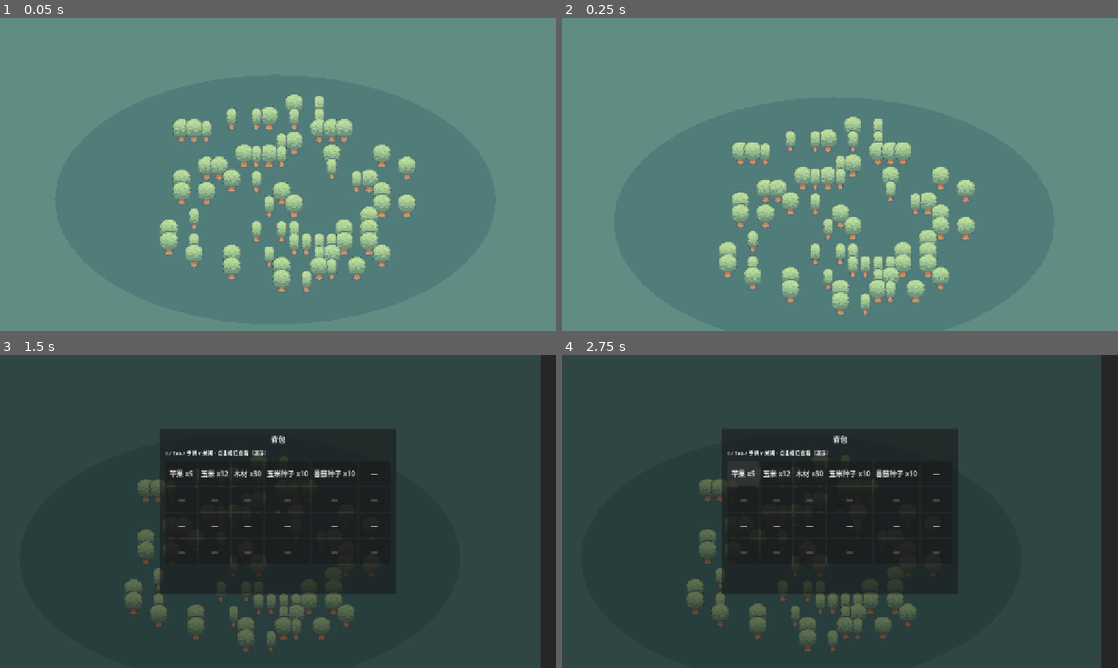
Above: before the commit, frames 1-4 (two rows, left to right).
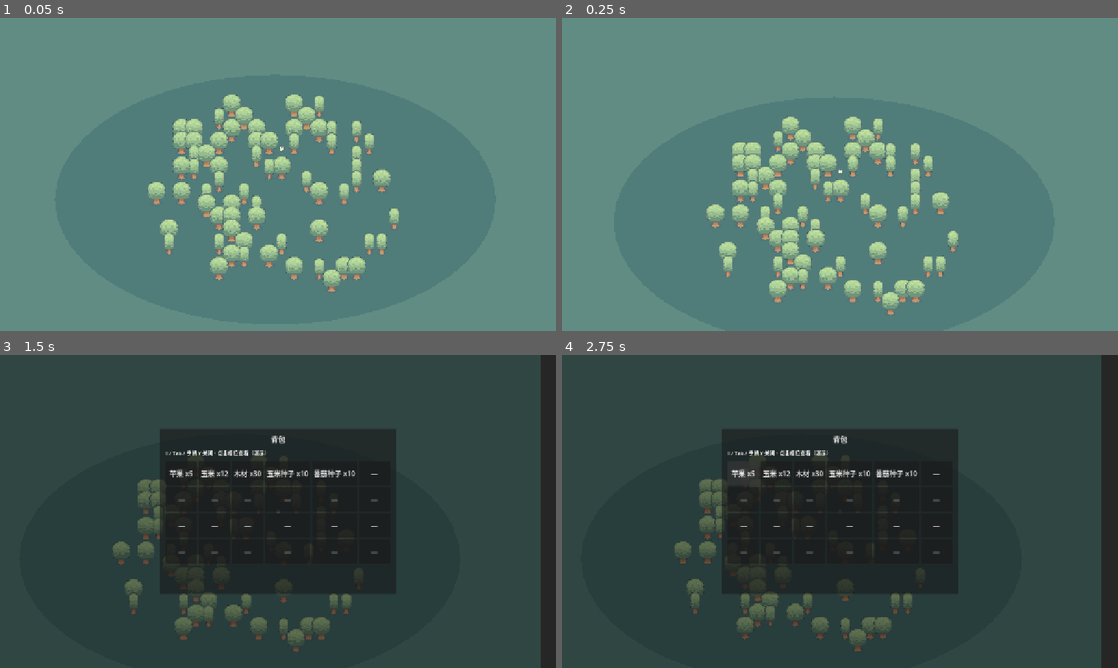
Above: after the commit, the same moments.

Repository: JizhongXia/myfram
Game: Godot game, scene res://scenes/map/MapManager.tscn
Same seed, same stepped clock (60 frames per second), same inputs: the game is played once before the commit and once after it.
Inputs (mouse positions are in pixels of both pictures, inside the frame that each line leads up to):
- Up to frame 1 (0.05 s): no input
- Up to frame 2 (0.25 s): no input
- Up to frame 3 (1.5 s): move the mouse to (400, 495) at 0.52 s; hold D (move_right) 0.53-1.28 s; hold E (interact) 0.53-1.28 s; click (400, 495) at 0.67 s; move the mouse to (166, 527) at 1.27 s; hold S (move_down) from 1.28 s (still down); tap Tab at 1.35 s
- Up to frame 4 (2.75 s): release S (move_down) at 2 s; click "苹果 x5" at 2 s

The runs differ from the first frame. In frame 1, 11% of the frame differs, in the area x 26-75%, y 24-88%; in frame 2, 11%; in frame 3, 2.8%; in frame 4, 2.8%.

Commit message:
草地：用高纹理不透明瓦片混合铺设，避免纯色块像一片绿
- 弃用 (2,4) 纯色主格；田野区在 GRASS_FIELD 与 GRASS_FIELD_BRIGHT 间按格哈希混合
- 丛林区同样用不透明草地格，避免半透明草格透出海水
- 修复误删的 _paint_world

Co-authored-by: JizhongXia <JizhongXia@users.noreply.github.com>

Diff:
--- a/scenes/map/MapManager.gd
+++ b/scenes/map/MapManager.gd
@@ -6,10 +6,14 @@
 const MAP_W := 48
 const MAP_H := 32
 
-## Sprout Lands Grass.png：Tiled 教程地图主草地 gid=43 → atlas (2,4)。变体须选不透明瓦片：(5,3) 等大量透明会透出视口灰底，看起来像没铺草。
-const ATLAS_GRASS_MAIN := Vector2i(2, 4)
-const ATLAS_GRASS_ALT := Vector2i(5, 4)
-const ATLAS_GRASS_JUNGLE := Vector2i(4, 4)
+## Sprout Lands Grass.png：主草地 (2,4) 为纯色块，远景像「一片绿」无草地质感。
+## 岛面使用不透明且方差高的草地格混合；(5,3) 等半透明格仍会透出底色，禁止使用。
+const GRASS_FIELD: Array[Vector2i] = [
+	Vector2i(7, 6), Vector2i(3, 7), Vector2i(2, 7), Vector2i(6, 6), Vector2i(6, 7), Vector2i(7, 7),
+]
+const GRASS_FIELD_BRIGHT: Array[Vector2i] = [
+	Vector2i(4, 4), Vector2i(5, 4), Vector2i(4, 5), Vector2i(5, 5),
+]
 
 const SRC_WATER := 0
 const SRC_GRASS := 1
@@ -186,16 +190,28 @@
 	return cx >= MAP_W / 2 - 7 and cx <= MAP_W / 2 + 9 and cy >= MAP_H / 2 + 1 and cy <= MAP_H / 2 + 13
 
 
+func _grass_atlas_for_cell(cx: int, cy: int) -> Vector2i:
+	if _is_jungle(cx, cy):
+		# 丛林也用不透明草地格，避免半透明格透出下层海水
+		return GRASS_FIELD[_hash_i(cx, cy, 444) % GRASS_FIELD.size()]
+	# 约 1/5 格用稍亮草地，打破单调
+	if _hash_i(cx, cy, 503) % 5 == 0:
+		return GRASS_FIELD_BRIGHT[_hash_i(cx, cy, 211) % GRASS_FIELD_BRIGHT.size()]
+	return GRASS_FIELD[_hash_i(cx, cy, 709) % GRASS_FIELD.size()]
+
+
+func _hash_i(x: int, y: int, salt: int) -> int:
+	var v := x * 73856093 ^ y * 19349663 ^ salt * 83492791
+	if v < 0:
+		v = -v
+	return v
+
+
 func _paint_world() -> void:
 	for y in MAP_H:
 		for x in MAP_W:
 			if _is_island(x, y):
-				var atlas := ATLAS_GRASS_MAIN
-				if _is_jungle(x, y):
-					atlas = ATLAS_GRASS_JUNGLE if _rng.randf() > 0.35 else ATLAS_GRASS_ALT
-				elif _rng.randf() > 0.7:
-					atlas = ATLAS_GRASS_ALT
-				_island_layer.set_cell(Vector2i(x, y), SRC_GRASS, atlas)
+				_island_layer.set_cell(Vector2i(x, y), SRC_GRASS, _grass_atlas_for_cell(x, y))
 				if _is_jungle(x, y) and _rng.randf() < 0.24:
 					_place_tree_sprite(x, y)
 	_refresh_all_water_tiles()
